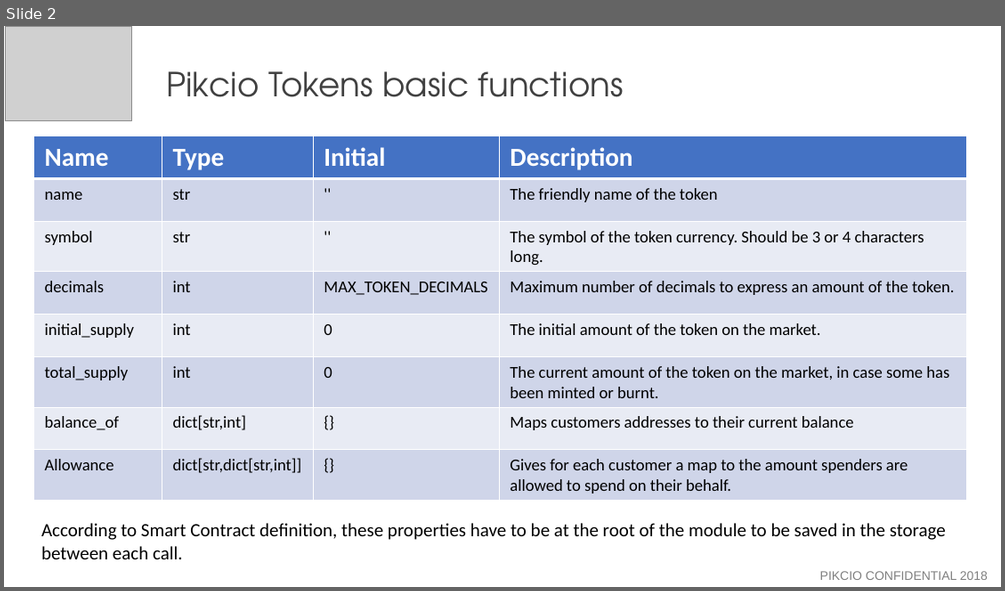
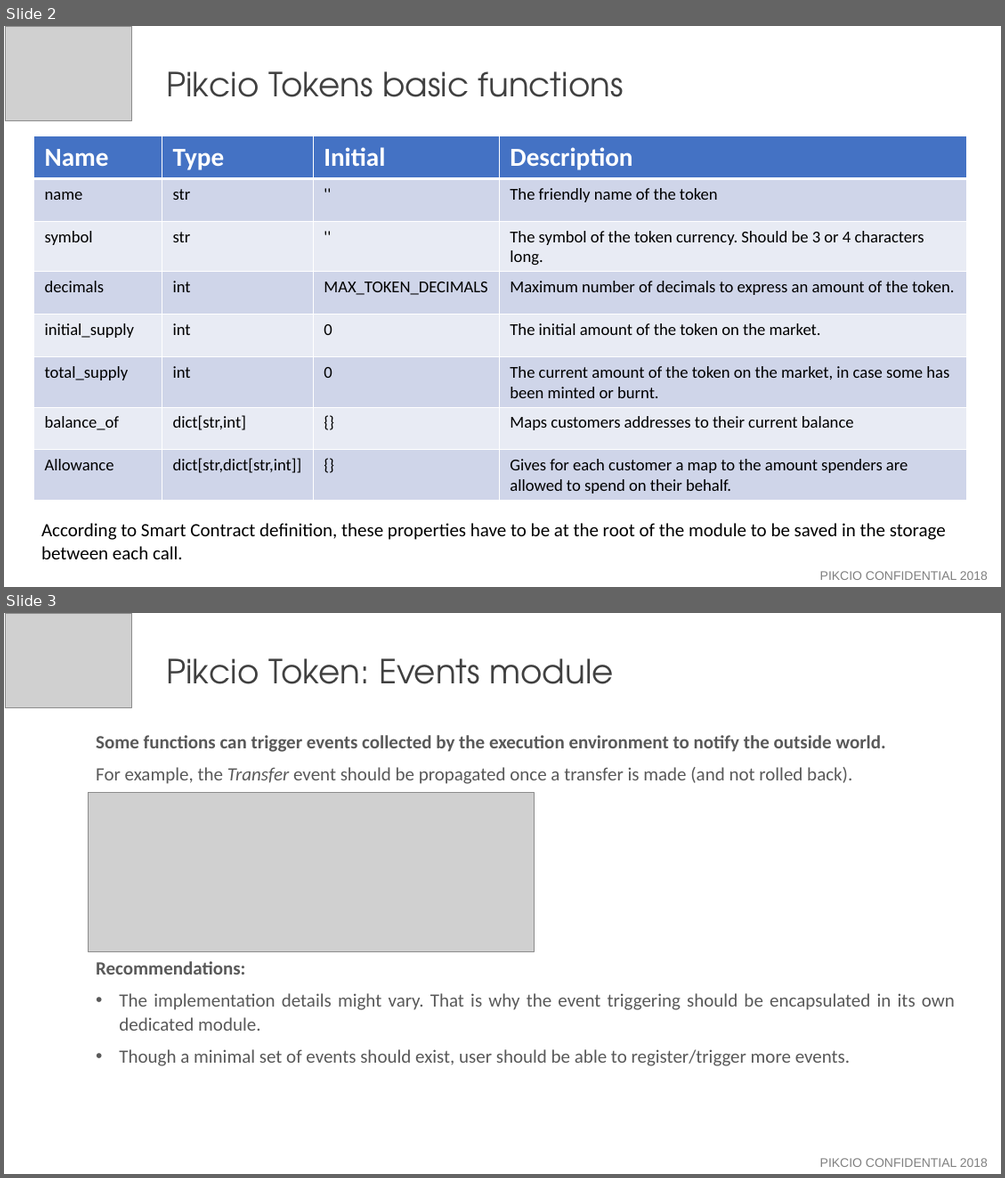
Before and after one commit to thibault-yellowstones/pikcio-tokens, a slide deck: Pikcio_tokens.pptx. Shown one above the other, each under a label of ours: slide 2 before the commit, slides 2 and 3 after it. The pictures are 1005x591 and 1005x1178 pixels, drawn with LibreOffice and Linux fonts; fonts in the diff are those of the drawing; grey boxes stand for pictures. Boxes give left, top, right and bottom in pixels: in the first picture for what was removed or moved away, otherwise in the second. Text is boxed around its words. In the diff, an @@ line names an element or a change of style, - is before the commit and + after.

```diff
--- a/Pikcio_tokens.pptx
+++ b/Pikcio_tokens.pptx
@@ slide 3 added at (4, 613, 1001, 1174), background #FFFFFF @@
@@ picture added at (5, 613, 132, 707) @@
@@ text added at (166, 658, 614, 684), 32 pt, text #404040 @@
+Pikcio Token: Events module
@@ text added at (96, 735, 955, 1066), 18 pt, text #595959 @@
+Some functions can trigger events collected by the execution environment to notify the outside world.
+For example, the Transfer event should be propagated once a transfer is made (and not rolled back).
+Recommendations:
+• The implementation details might vary. That is why the event triggering should be encapsulated in its own dedicated module.
+• Though a minimal set of events should exist, user should be able to register/trigger more events.
@@ picture added at (89, 792, 534, 952) @@
@@ text added at (820, 1158, 987, 1167), 12 pt, text #808080 @@
+PIKCIO CONFIDENTIAL 2018
```
Also in this commit, not shown: 3 other slides added, 1 slide removed, 3 other files.
